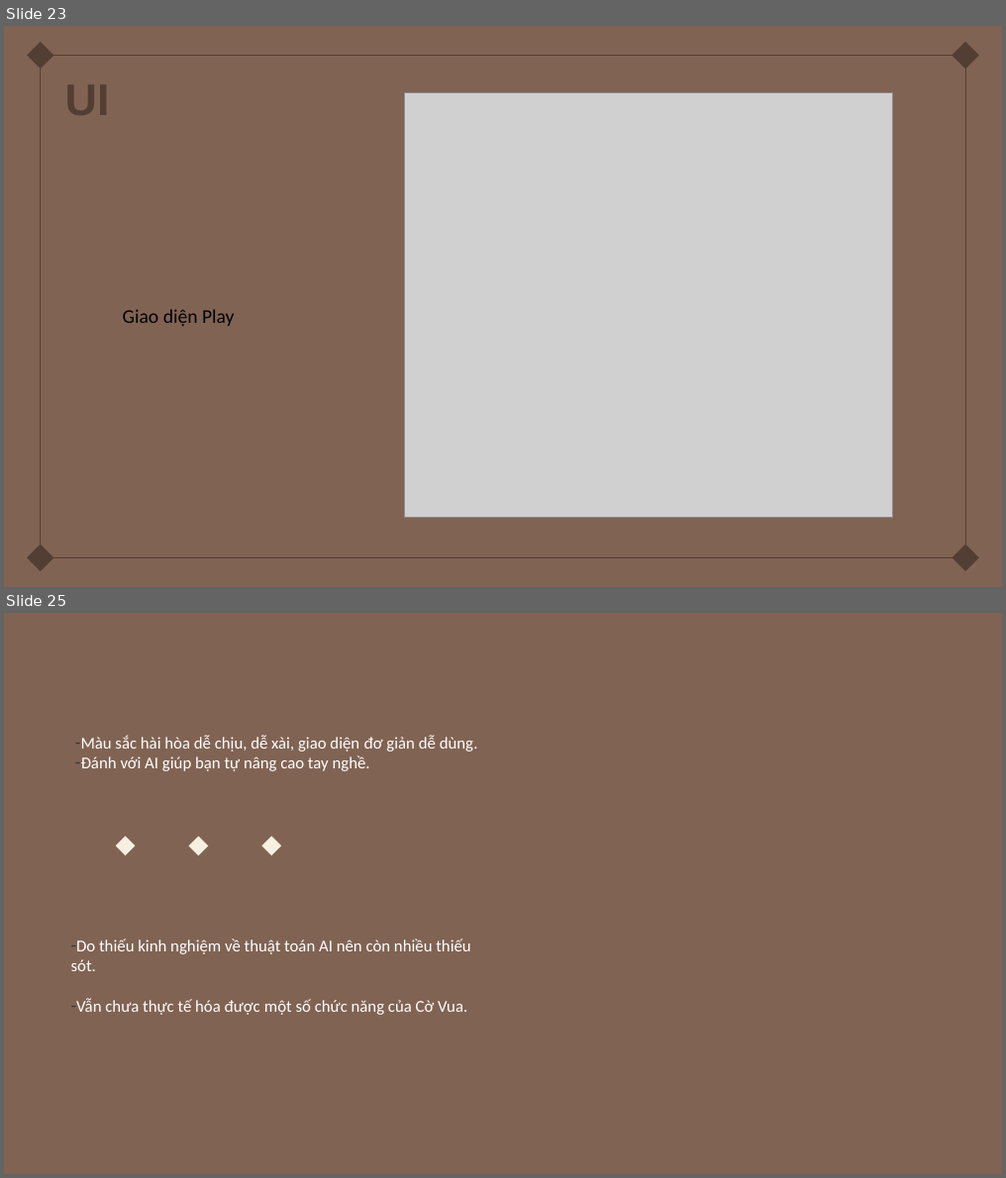
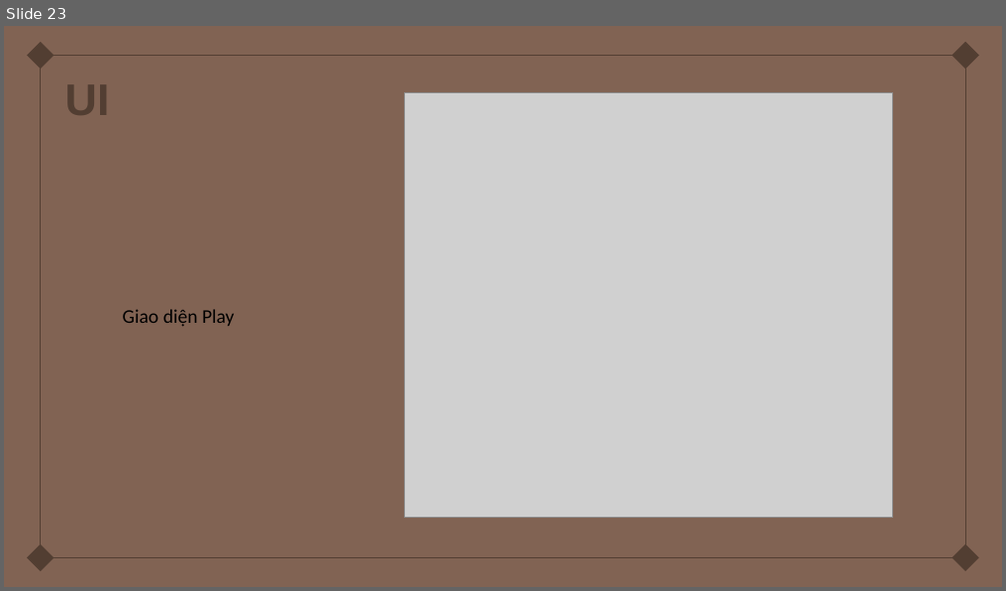
Before and after one commit to yang020501/UIT-SE330-NNLTJava, a slide deck: P13_19521409_19521423_SLIDE.pptx. Shown one above the other, each under a label of ours: slides 23 and 25 before the commit, slide 23 after it; the slides between them are not shown. The pictures are 1006x1178 and 1006x591 pixels, drawn with LibreOffice and Linux fonts; fonts in the diff are those of the drawing; grey boxes stand for pictures; background and template pictures are left out. Boxes give left, top, right and bottom in pixels: in the first picture for what was removed or moved away, otherwise in the second. Text is boxed around its words. In the diff, an @@ line names an element or a change of style, - is before the commit and + after.

```diff
--- a/P13_19521409_19521423_SLIDE.pptx
+++ b/P13_19521409_19521423_SLIDE.pptx
@@ slide 25 removed at [4,613,1002,1174], background picture (left out) @@
@@ text removed at [81,735,478,771] @@
-– Màu sắc hài hòa dễ chịu, dễ xài, giao diện đơ giản dễ dùng.
-– Đánh với AI giúp bạn tự nâng cao tay nghề.
@@ diamond removed at [116,837,136,857] @@
@@ diamond removed at [188,837,209,857] @@
@@ diamond removed at [261,837,281,857] @@
@@ text removed at [71,939,470,1015] @@
-– Do thiếu kinh nghiệm về thuật toán AI nên còn nhiều thiếu sót.
-– Vẫn chưa thực tế hóa được một số chức năng của Cờ Vua.
```
Also in this commit, not shown: 2 slides changed.
